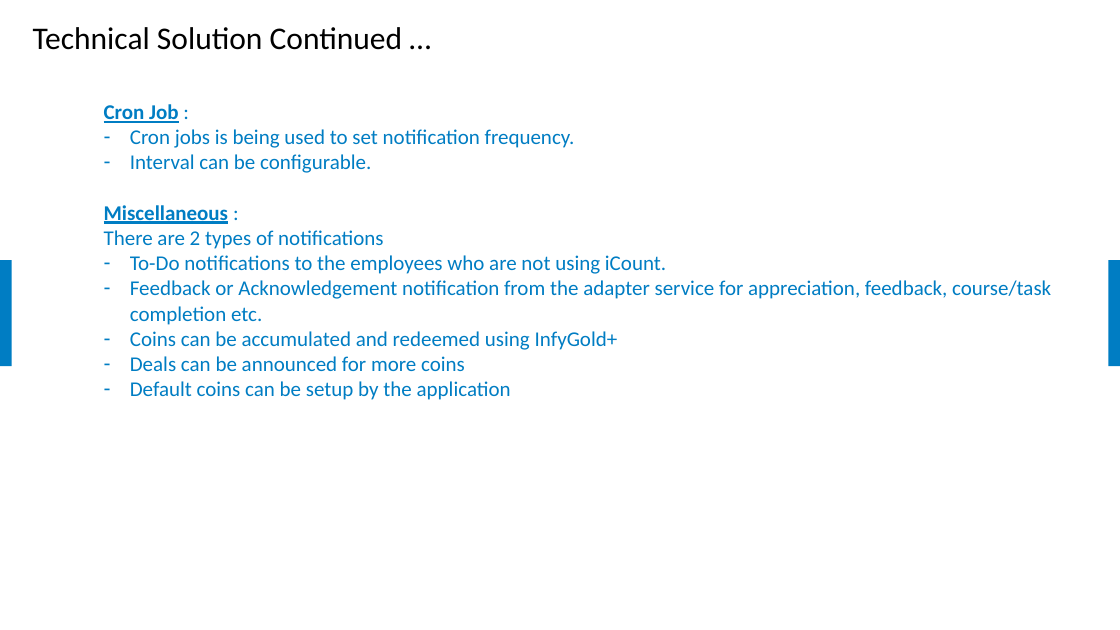
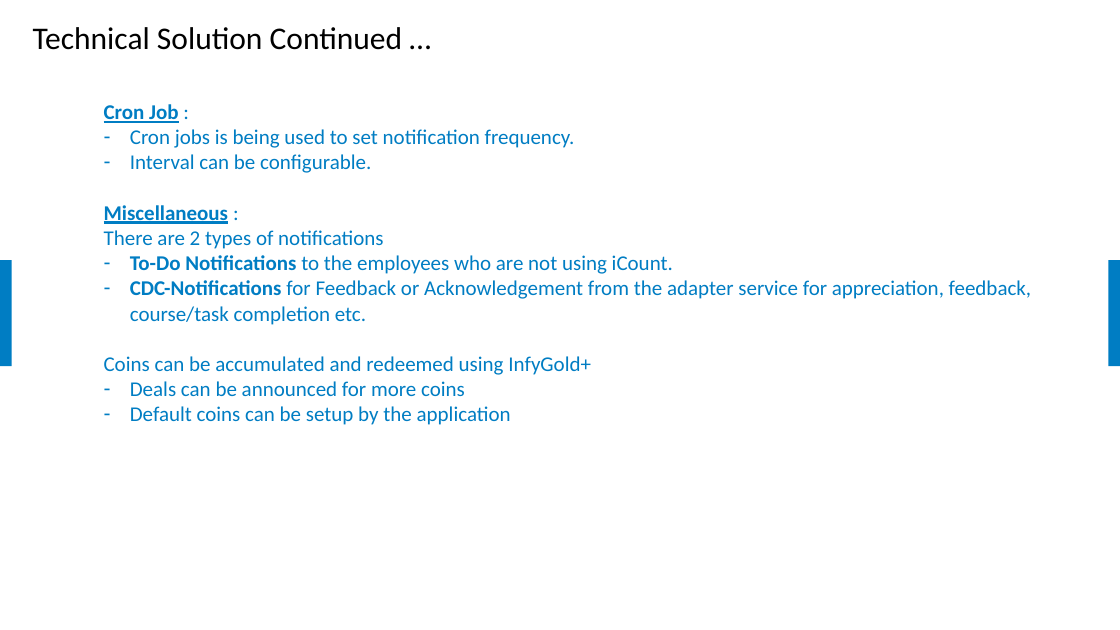
Before and after one commit to samratbasu2019/iSoreDesignArtifacts, a slide deck: slide 16 of iSolve-iCount-Hackathon_Solution.pptx. Drawn at 1120x630 pixels with LibreOffice and Linux fonts; fonts in the diff are those of the drawing; background and template pictures are left out. Boxes give left, top, right and bottom in pixels: in the first picture for what was removed or moved away, otherwise in the second. Text is boxed around its words. In the diff, an @@ line names an element or a change of style, - is before the commit and + after.

```diff
--- a/iSolve-iCount-Hackathon_Solution.pptx
+++ b/iSolve-iCount-Hackathon_Solution.pptx
@@ text at <box>130,255,1031,325</box>: text changed @@
-  – To-Do notifications to the employees who are not using iCount.
-  – Feedback or Acknowledgement notification from the adapter service for appreciation, feedback, course/task completion etc.
+  – To-Do Notifications to the employees who are not using iCount.
+  – CDC-Notifications for Feedback or Acknowledgement from the adapter service for appreciation, feedback, course/task completion etc.
@@ text at <box>104,356,591,375</box>: bullet - to none @@
```
Also in this commit, not shown: 2 other slides changed, 1 other file.
